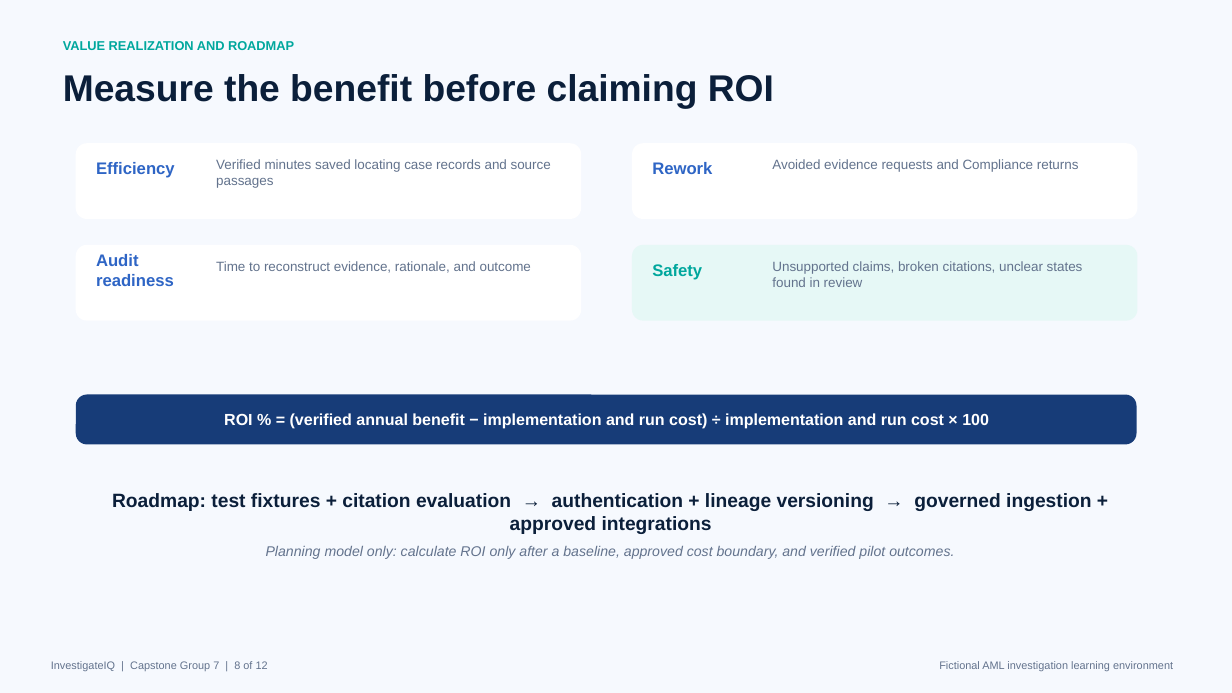
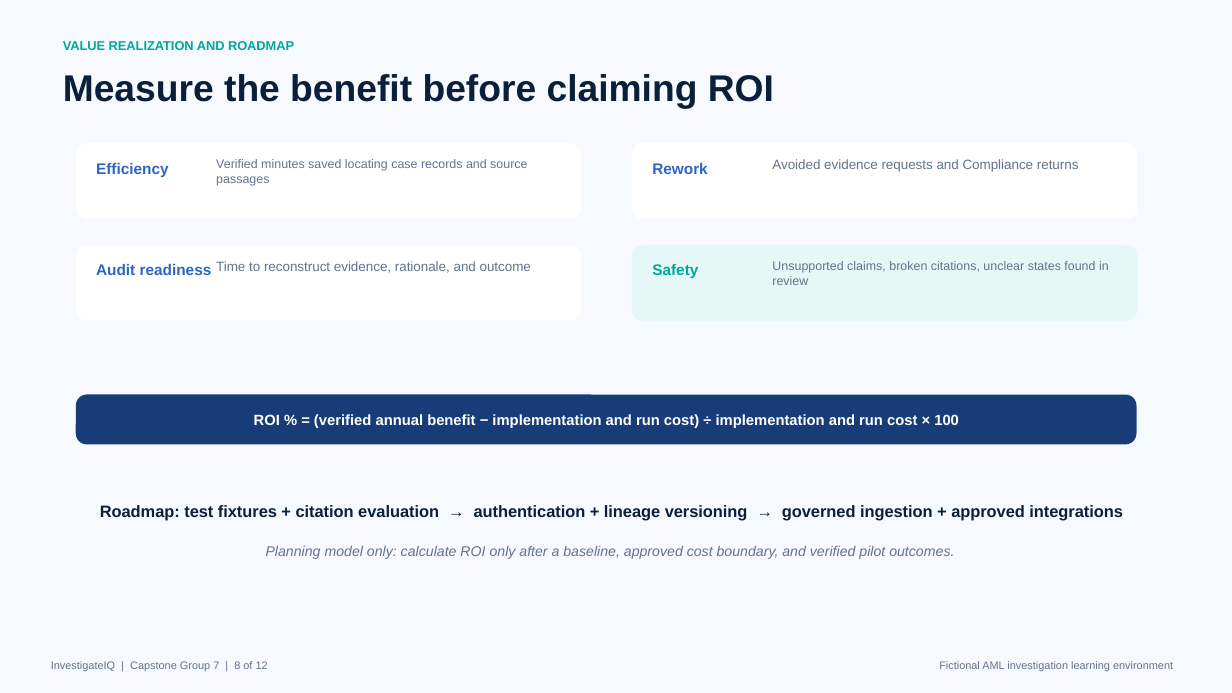
Before and after one commit to swetadminc/CapstoneProject, a slide deck: slide 8 of Product Docs/Submission/InvestigateIQ_Product_Presentation.pptx. Drawn at 1232x693 pixels with LibreOffice and Linux fonts; fonts in the diff are those of the drawing. Boxes give left, top, right and bottom in pixels: in the first picture for what was removed or moved away, otherwise in the second. Text is boxed around its words. In the diff, an @@ line names an element or a change of style, - is before the commit and + after.

```diff
--- a/Product Docs/Submission/InvestigateIQ_Product_Presentation.pptx
+++ b/Product Docs/Submission/InvestigateIQ_Product_Presentation.pptx
@@ text "Verified minutes saved locating case ..." at (216,159,527,186): size 10.5 to 9.7 pt @@
@@ size 13 to 12 pt in 4 elements at (96,163,169,177), (652,163,708,174), (96,264,212,275), (652,264,698,278) @@
@@ text "Unsupported claims, broken citations, unclear ..." at (772,261,1109,285): size 10.5 to 9.7 pt @@
@@ text "ROI % = (verified annual ..." at (254,414,959,428): size 12.5 to 11.6 pt @@
@@ text "Roadmap: test fixtures + citation ..." at (100,505,1123,521): size 15 to 12.8 pt @@
```
Also in this commit, not shown: 10 other slides changed, 4 other files.
